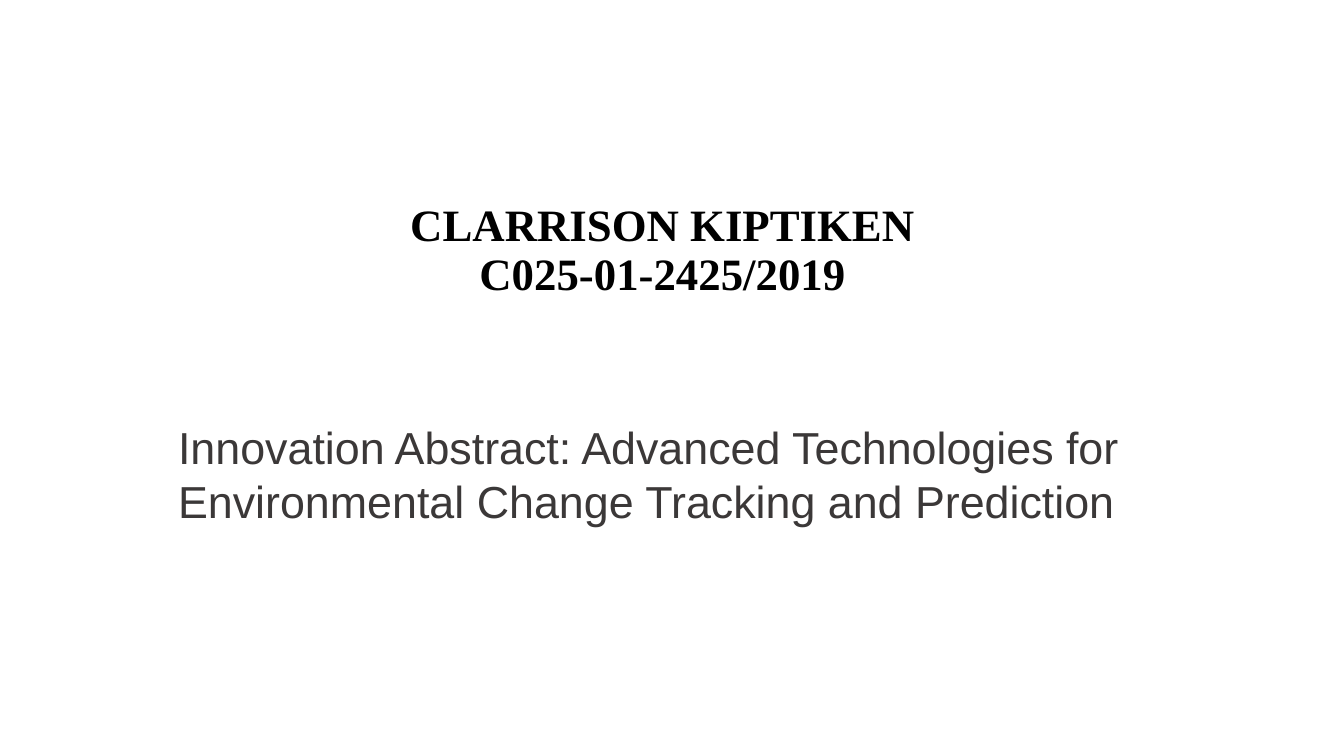
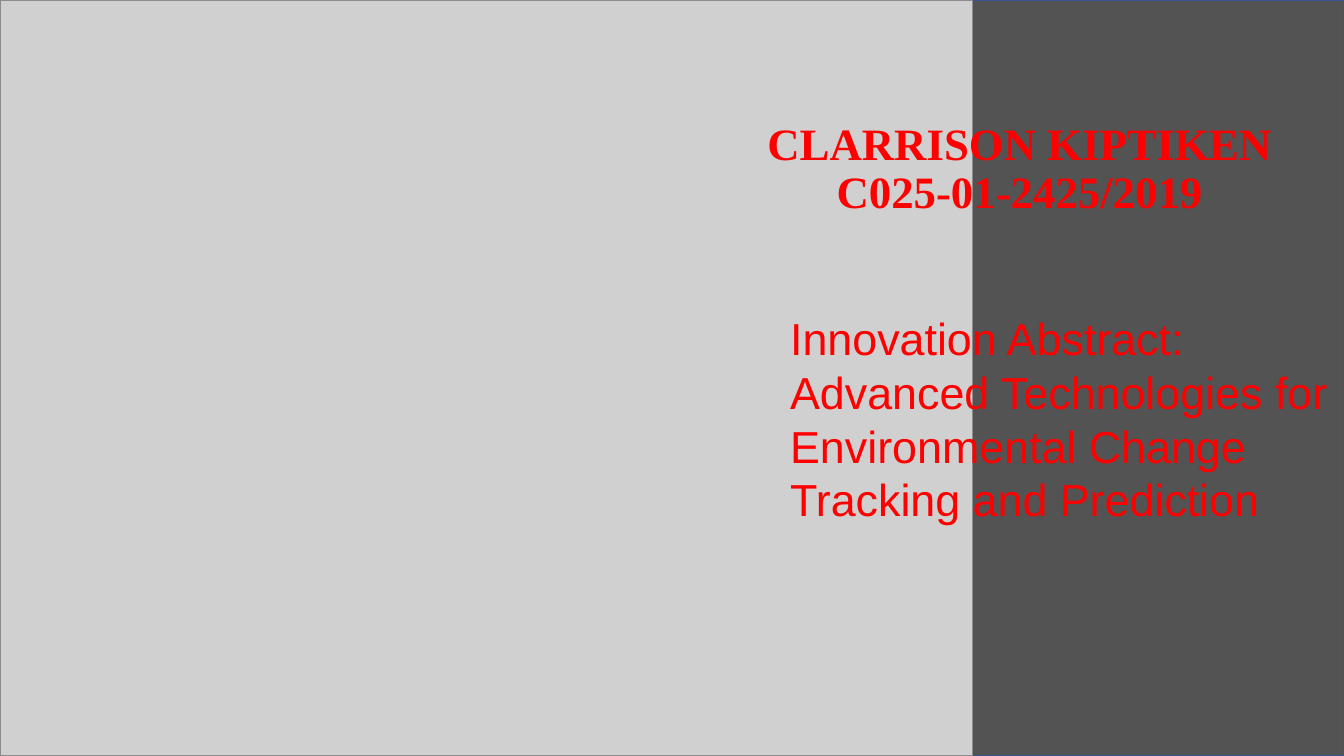
Before and after one commit to afariya/Capstone, a slide deck: slide 1 of doc/INNOVATION.pptx. Drawn at 1344x756 pixels with LibreOffice and Linux fonts; fonts in the diff are those of the drawing; grey boxes stand for pictures. Boxes give left, top, right and bottom in pixels: in the first picture for what was removed or moved away, otherwise in the second. Text is boxed around its words. In the diff, an @@ line names an element or a change of style, - is before the commit and + after.

```diff
--- a/doc/INNOVATION.pptx
+++ b/doc/INNOVATION.pptx
@@ picture added at (0, 1, 973, 756) @@
@@ rectangle added at (713, 0, 1344, 756), fill #525252, outline #325491 1 pt @@
@@ title "CLARRISON KIPTIKEN C025-01-2425/2019": place and size @@
-title "CLARRISON KIPTIKEN C025-01-2425/2019" at (410, 211, 914, 291)
+title "CLARRISON KIPTIKEN C025-01-2425/2019" at (767, 126, 1271, 218)
@@ title "CLARRISON KIPTIKEN C025-01-2425/2019" at (767, 126, 1271, 218): text colour #000000 to #FF0000 @@
@@ subtitle at (790, 320, 1327, 525): text changed; text colour #3B3838 to #FF0000 @@
-Innovation Abstract: Advanced Technologies for
-Environmental Change Tracking and Prediction
+Innovation Abstract: Advanced Technologies for Environmental Change Tracking and Prediction
```
Also in this commit, not shown: 1 slide added, 7 other files.
